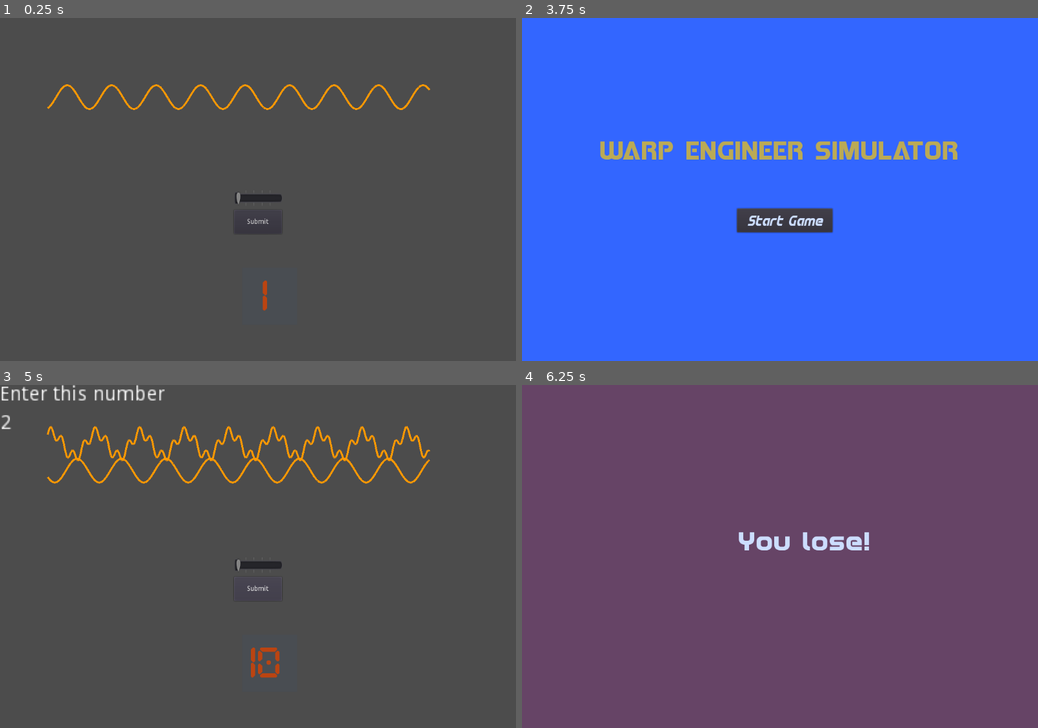
Above: before the commit, frames 1-4 (two rows, left to right).
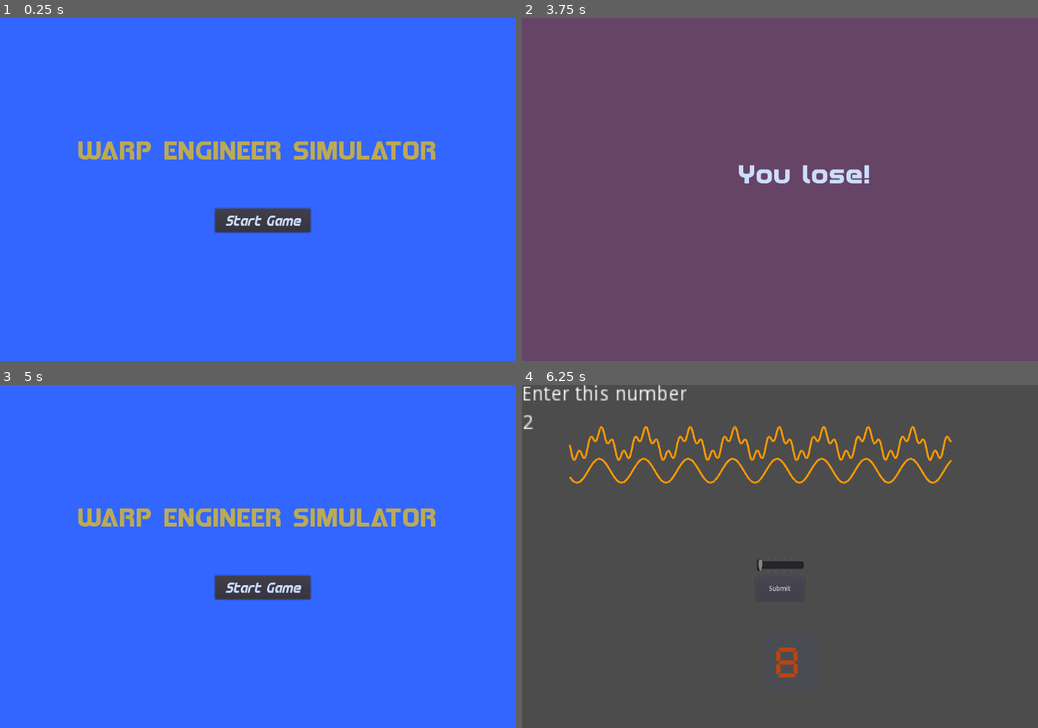
Above: after the commit, the same moments.

Repository: squiggle-at-squiggle/LDJam49
Game: Godot game, scene res://Scenes/Main.tscn
Two runs of this game, one before a commit and one after it. Both use one fixed random seed, a clock stepped at 60 frames per second and the inputs below.
Inputs (mouse positions are in pixels of both pictures, inside the frame that each line leads up to):
- Up to frame 1 (0.25 s): no input
- Up to frame 2 (3.75 s): click (785, 220) at 0.5 s, where only the run after the commit has a clickable "Start Game"; click "Submit" at 1.25 s; click "Submit" at 2 s; click "Submit" at 2.75 s; tap Enter at 3.5 s
- Up to frame 3 (5 s): click (263, 587) at 4.25 s, where only the run before the commit has a clickable "Start Game"
- Up to frame 4 (6.25 s): click (785, 587) at 5 s, where only the run after the commit has a clickable "Start Game"

The runs differ from the first frame. In frame 1, 99% of the frame differs, in the area x 0-100%, y 0-100%; in frame 2, 100%; in frame 3, 99%; in frame 4, 100%.

Commit message:
Added timer. Game ends in a loss if time runs out.

Diff:
--- a/Code/Countdown.gd
+++ b/Code/Countdown.gd
@@ -12,10 +12,11 @@
 
 # Called every frame. 'delta' is the elapsed time since the previous frame.
 func _process(delta):
-	$TimerText.text = str($Countdown.wait_time)
+	$TimerText.text = str(floor($Countdown.time_left))
 
 func set_timer(initial_time):
 	$Countdown.wait_time = initial_time
+	$Countdown.start()
 
 
 func increase_time(increase_amount):
--- a/Scenes/EndScreen.tscn
+++ b/Scenes/EndScreen.tscn
@@ -11,7 +11,6 @@
 script = ExtResource( 1 )
 
 [node name="Control" type="Control" parent="."]
-visible = false
 anchor_right = 1.0
 anchor_bottom = 1.0
 __meta__ = {
--- a/Scenes/StartScreen.tscn
+++ b/Scenes/StartScreen.tscn
@@ -16,7 +16,6 @@
 script = ExtResource( 1 )
 
 [node name="Control" type="Control" parent="."]
-visible = false
 anchor_right = 1.0
 anchor_bottom = 1.0
 __meta__ = {
